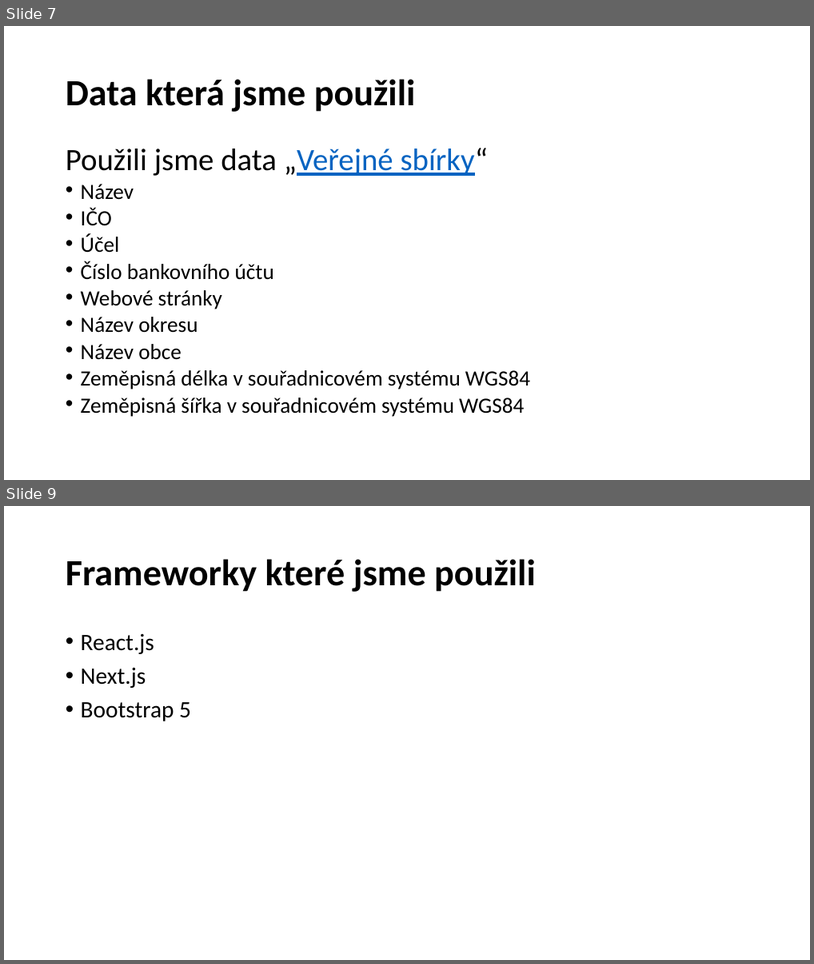
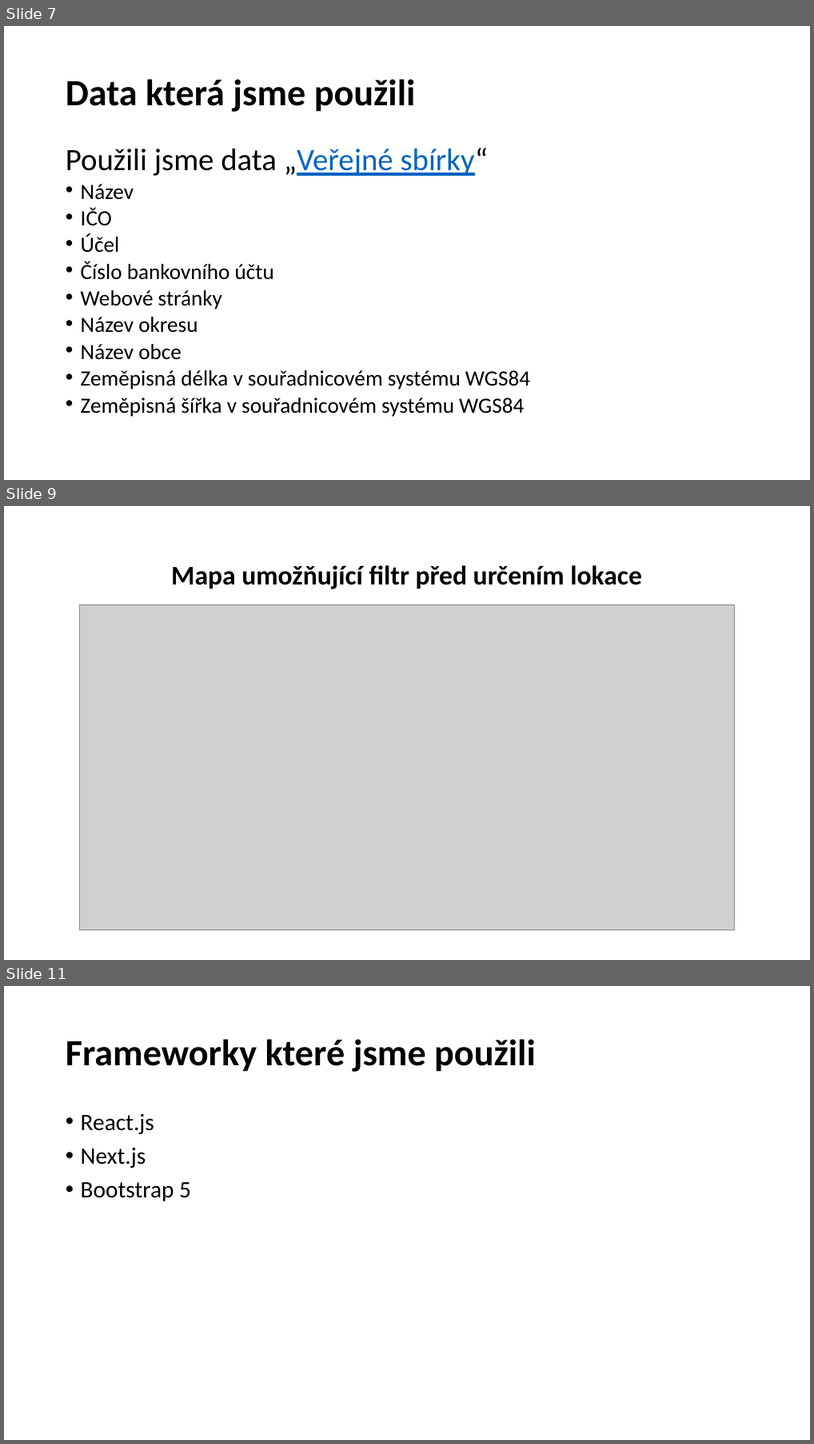
Before and after one commit to matousek11/charity, a slide deck: VSÚKHK - prezentace.pptx. Shown one above the other, each under a label of ours: slides 7 and 9 before the commit, slides 7, 9 and 11 after it; the slides between them are not shown. The pictures are 814x964 and 814x1444 pixels, drawn with LibreOffice and Linux fonts; fonts in the diff are those of the drawing; grey boxes stand for pictures; background and template pictures are left out. Boxes give left, top, right and bottom in pixels: in the first picture for what was removed or moved away, otherwise in the second. Text is boxed around its words. In the diff, an @@ line names an element or a change of style, - is before the commit and + after.

```diff
--- a/VSÚKHK - prezentace.pptx
+++ b/VSÚKHK - prezentace.pptx
@@ slide 9 added at [4, 506, 810, 960], background picture (left out) @@
@@ title added at [171, 565, 642, 589], 32 pt, text #000000, bold @@
+Mapa umožňující filtr před určením lokace
@@ picture added at [80, 604, 734, 929] @@
@@ what was slide 9 is now slide 11 @@
```
Also in this commit, not shown: 2 slides changed, 2 other slides added, 1 slide removed.
